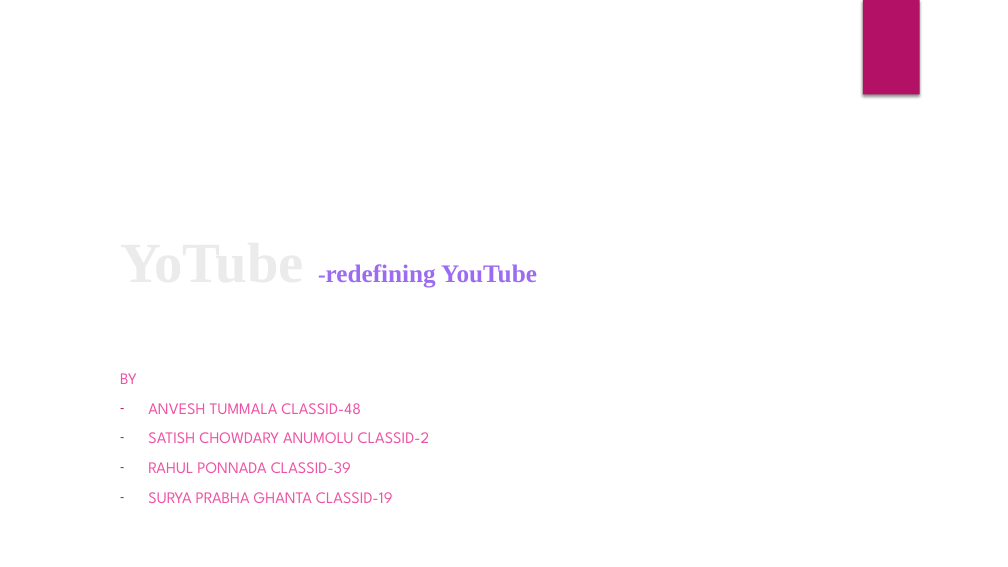
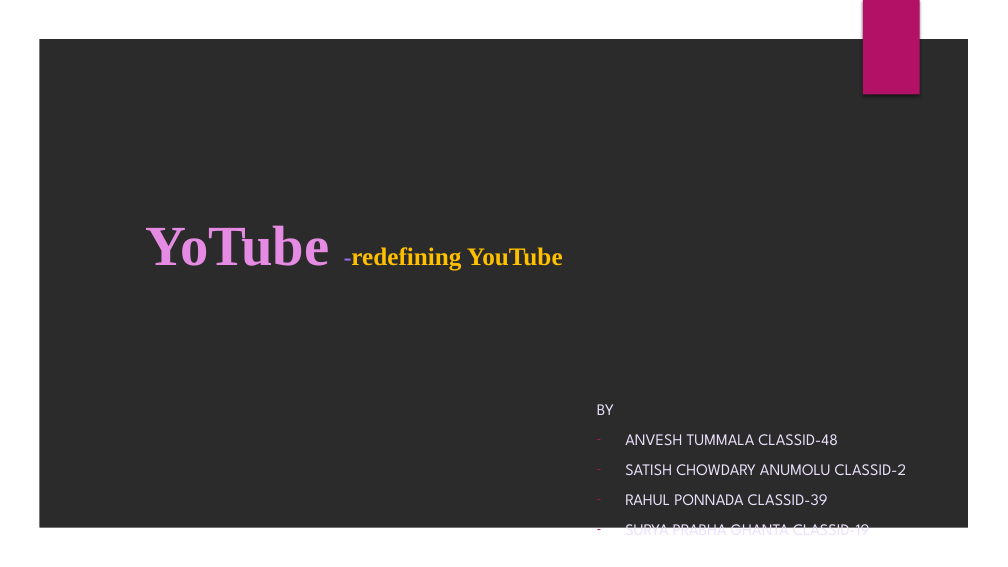
Before and after one commit to rahulponnada/YoTube-Redefining_YouTube, a slide deck: slide 1 of documentation/Yotube.pptx. Drawn at 1008x567 pixels with LibreOffice and Linux fonts; fonts in the diff are those of the drawing; background and template pictures are left out; a plain dark background stands for a picture behind light text. Boxes give left, top, right and bottom in pixels: in the first picture for what was removed or moved away, otherwise in the second. Text is boxed around its words. In the diff, an @@ line names an element or a change of style, - is before the commit and + after.

```diff
--- a/documentation/Yotube.pptx
+++ b/documentation/Yotube.pptx
@@ freeform shape added at (0, 0, 1008, 567), fill #FFFFFF @@
@@ title "YoTube -redefining YouTube": place and size @@
-title "YoTube -redefining YouTube" at (318, 264, 537, 288)
+title "YoTube -redefining YouTube" at (146, 225, 563, 271)
@@ title "YoTube -redefining YouTube" at (146, 225, 563, 271): text colour #EBEBEB to #E68BE3 in "YoTube"; text colour #9B6BF2 to #FFC000 in "-redefining YouTube" @@
@@ subtitle "BY": place and size @@
-subtitle "BY" at (120, 373, 430, 503)
+subtitle "BY" at (597, 404, 907, 528)
@@ subtitle "BY" at (597, 404, 907, 528): text colour #EF53A5 to #EBE1FC @@
```
Also in this commit, not shown: 6 other slides changed.
